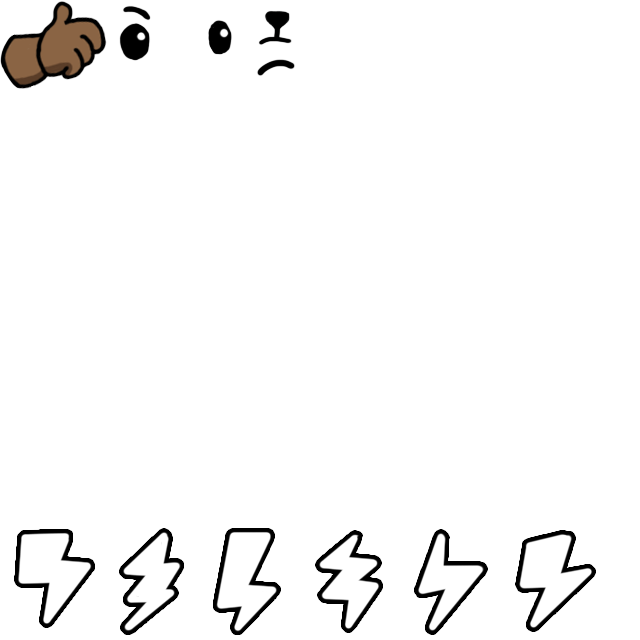
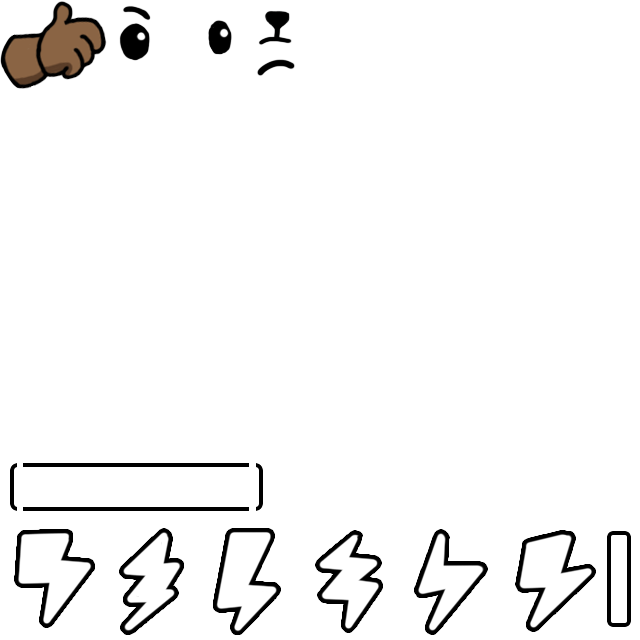
Two versions of the same layered image (640×640). Layer-by-layer changes:
added layer "Rounded Rectangle 2" in group "Lightening" over [607, 531, 631, 627]
added layer "Rounded BG" in group "Lightening" over [10, 463, 263, 511]